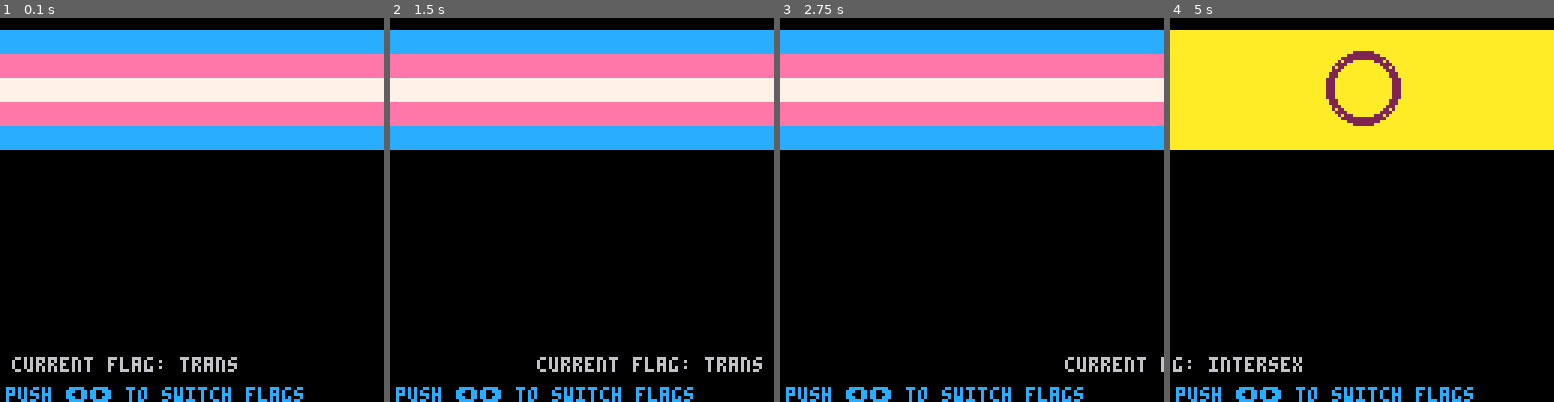
Above: before the commit, frames 1-4 (left to right).
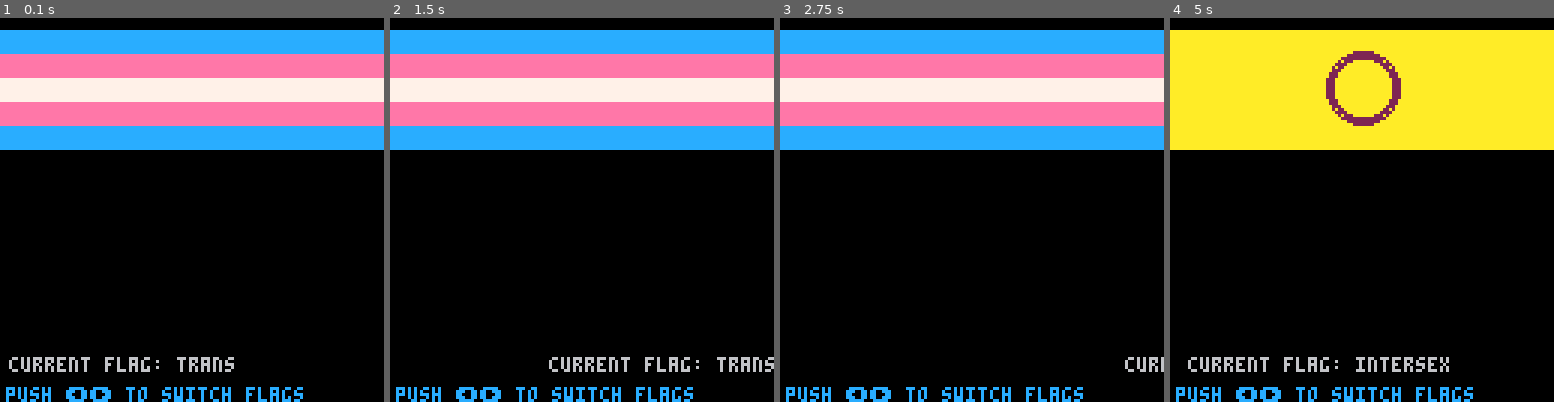
Above: after the commit, the same moments.

Repository: lostkagamine/pico8
Game: PICO-8 cartridge flags.p8
The game is run twice, just before and just after one commit, with the same random seed, the same clock (stepped at 60 frames per second) and the same inputs.
Inputs:
- Up to frame 1 (0.1 s): no input
- Up to frame 2 (1.5 s): tap O (Z key) at 0.7 s
- Up to frame 3 (2.75 s): hold Right 1.6-2.1 s; tap O (Z key) at 1.7, 2.1, 2.5 s; hold Right from 2.47 s (still down)
- Up to frame 4 (5 s): tap O (Z key) every 0.4 s from 2.9 to 4.9 s; release Right at 3.03 s; hold Left 3.08-3.58 s; hold Right 4.02-4.68 s

The runs differ from the first frame. In frame 1, 1.3% of the frame differs, in the area x 2-62%, y 88-93%; in frame 2, 0.7%; in frame 3, 0.5%; in frame 4, 1.2%.

Commit message:
update flags to run @ 60

Diff:
--- a/flags.p8
+++ b/flags.p8
@@ -72,10 +72,10 @@
 end
 
 function _spd()
-	if btn(4) then return 2.5 else return 1 end
+	if btn(4) then return 2.5 else return 0.5 end
 end
 
-function _update()
+function _update60()
 	local spd = _spd()
 	x = x+spd
 	if x > 128 then
@@ -91,10 +91,10 @@
 __gfx__
 00000000cccccccceeeeeeee77777777aaaaaaaa0000000000000000000000000000000000000000000000000000000000000000000000000000000000000000
 00000000cccccccceeeeeeee77777777aaaaaaaa0000000000000000000000000000000000000000000000000000000000000000000000000000000000000000
-00700700cccccccceeeeeeee77777777aaaaaaaa0000000000000000000000000000000000000000000000000000000000000000000000000000000000000000
-00077000cccccccceeeeeeee77777777aaaaaaaa0000000000000000000000000000000000000000000000000000000000000000000000000000000000000000
-00077000cccccccceeeeeeee77777777aaaaaaaa0000000000000000000000000000000000000000000000000000000000000000000000000000000000000000
-00700700cccccccceeeeeeee77777777aaaaaaaa0000000000000000000000000000000000000000000000000000000000000000000000000000000000000000
+00000000cccccccceeeeeeee77777777aaaaaaaa0000000000000000000000000000000000000000000000000000000000000000000000000000000000000000
+00000000cccccccceeeeeeee77777777aaaaaaaa0000000000000000000000000000000000000000000000000000000000000000000000000000000000000000
+00000000cccccccceeeeeeee77777777aaaaaaaa0000000000000000000000000000000000000000000000000000000000000000000000000000000000000000
+00000000cccccccceeeeeeee77777777aaaaaaaa0000000000000000000000000000000000000000000000000000000000000000000000000000000000000000
 00000000cccccccceeeeeeee77777777aaaaaaaa0000000000000000000000000000000000000000000000000000000000000000000000000000000000000000
 00000000cccccccceeeeeeee77777777aaaaaaaa0000000000000000000000000000000000000000000000000000000000000000000000000000000000000000
 
Not shown, changed: the sound effects (__sfx__) section of flags.p8
